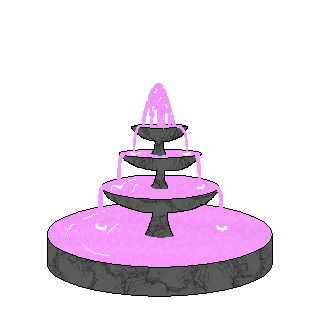
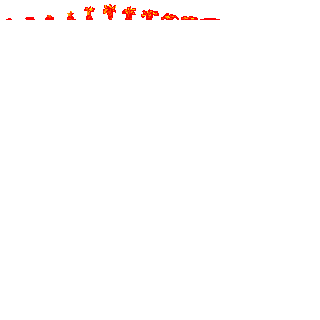
Before/after of a 320x320 layered artwork. What changed in the layer stack:
added layer "exterminator animation" above "sugar_fountain Merged" over (6, 4, 220, 20)
hid "sugar_fountain Merged" over (47, 83, 273, 297)
